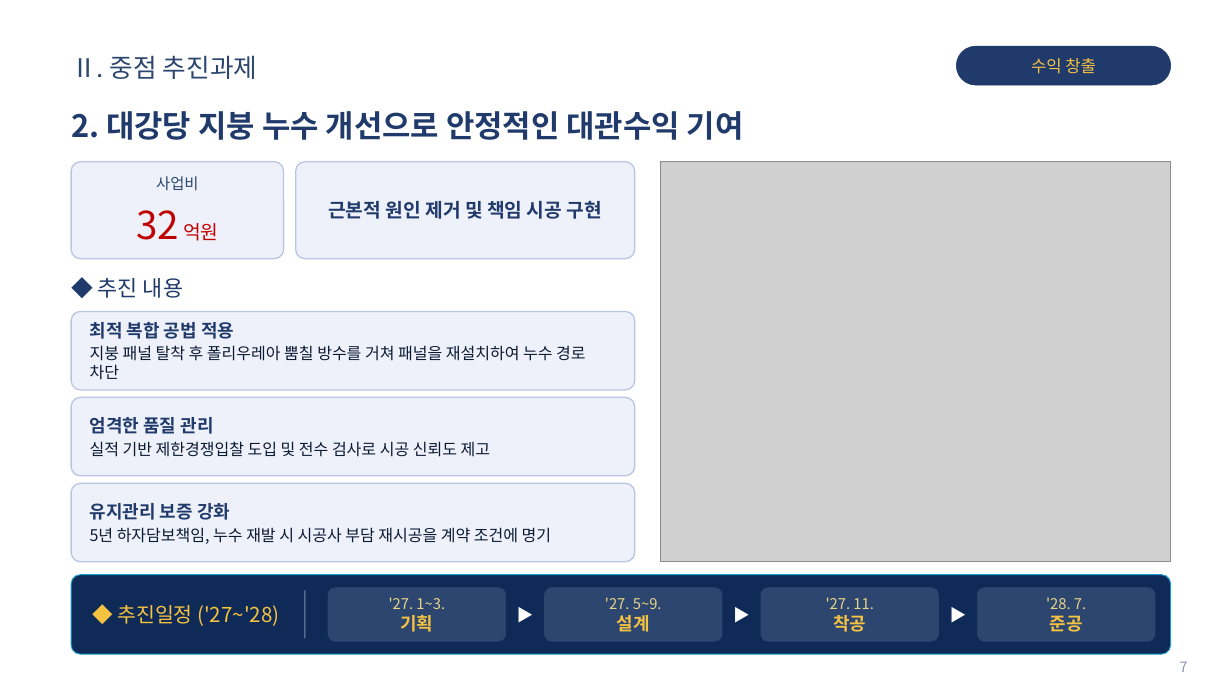
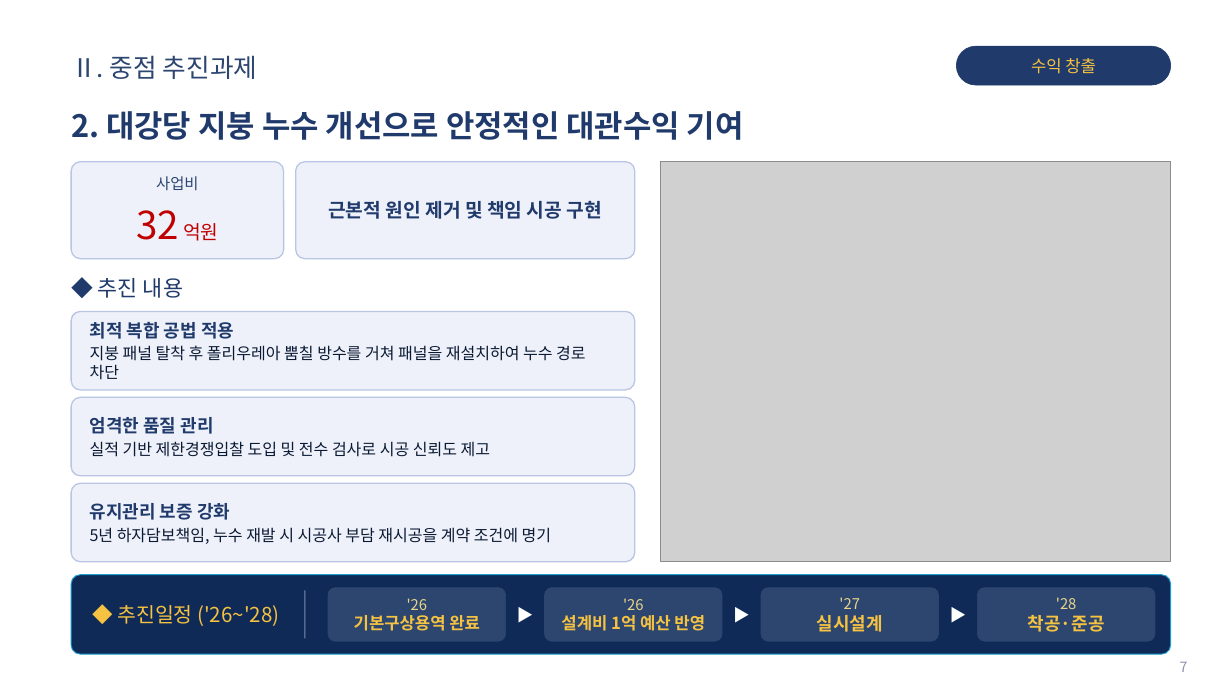
Before and after one commit to teahyunkim70-bot/my-project, a slide deck: slide 7 of Vision2030_Roadmap_발표자료.pptx. Drawn at 1232x693 pixels with LibreOffice and Linux fonts; fonts in the diff are those of the drawing; grey boxes stand for pictures; background and template pictures are left out. Boxes give left, top, right and bottom in pixels: in the first picture for what was removed or moved away, otherwise in the second. Text is boxed around its words. In the diff, an @@ line names an element or a change of style, - is before the commit and + after.

```diff
--- a/Vision2030_Roadmap_발표자료.pptx
+++ b/Vision2030_Roadmap_발표자료.pptx
@@ text at <box>354,598,480,631</box>: text changed; size 11.5 to 13 pt; text colour #E9D58A to #F5C242; bold on @@
-'27. 1~3.
-기획
+'26
+기본구상용역 완료
@@ text at <box>561,598,705,631</box>: text changed; size 11.5 to 13 pt; text colour #E9D58A to #F5C242; bold on @@
-'27. 5~9.
-설계
+'26
+설계비 1억 예산 반영
@@ text at <box>817,597,883,632</box>: text changed; size 11.5 to 14 pt; text colour #E9D58A to #F5C242; bold on @@
-'27. 11.
-착공
+'27
+실시설계
@@ text at <box>1028,597,1105,632</box>: text changed; size 11.5 to 14 pt; text colour #E9D58A to #F5C242; bold on @@
-'28. 7.
-준공
+'28
+착공·준공
@@ text at <box>117,605,279,626</box>: text changed @@
-◆ 추진일정 ('27~'28)
+◆ 추진일정 ('26~'28)
```
Also in this commit, not shown: 2 other slides changed, 2 other files.
